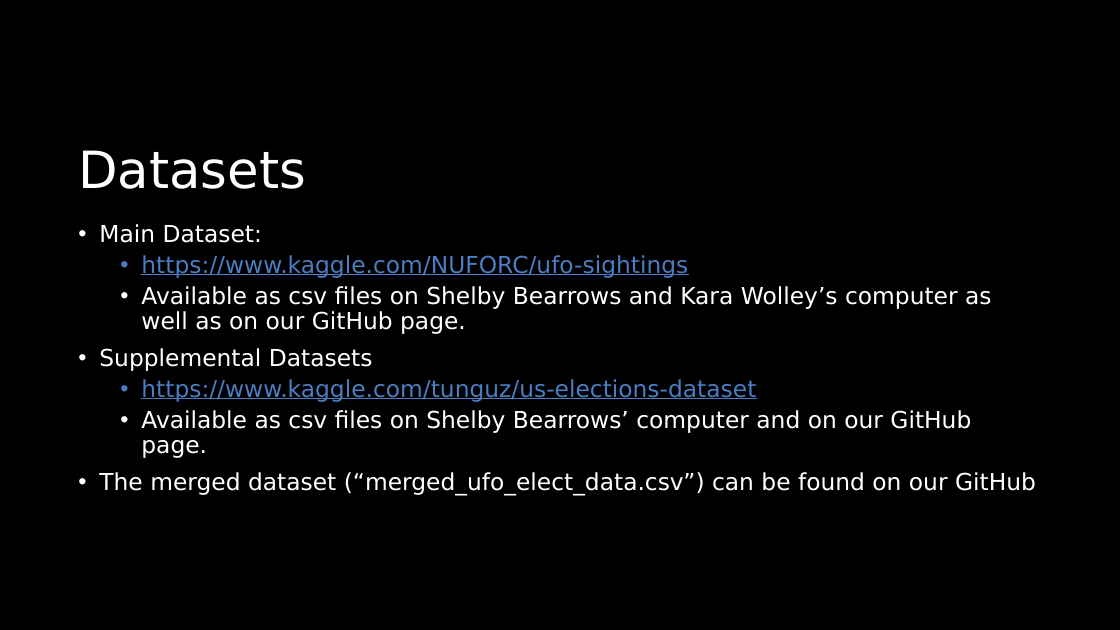
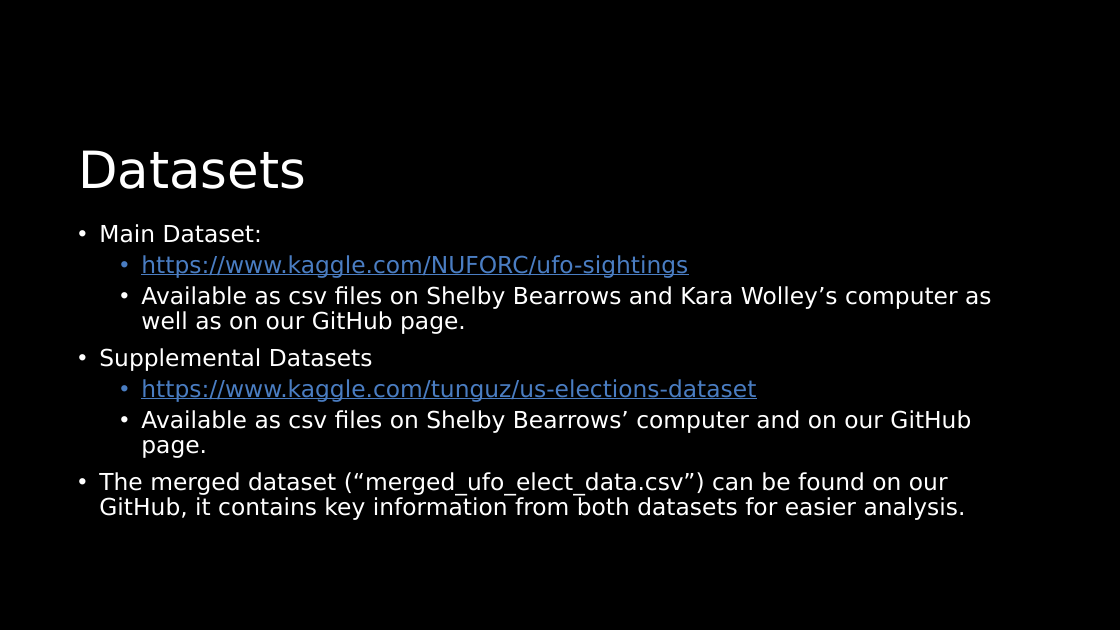
Before and after one commit to KWolley/CSPB4502_DreamTeam, a slide deck: slide 5 of UFO_presidentalElections.pptx. Drawn at 1120x630 pixels with LibreOffice and Linux fonts; fonts in the diff are those of the drawing. Boxes give left, top, right and bottom in pixels: in the first picture for what was removed or moved away, otherwise in the second. Text is boxed around its words. In the diff, an @@ line names an element or a change of style, - is before the commit and + after.

```diff
--- a/UFO_presidentalElections.pptx
+++ b/UFO_presidentalElections.pptx
@@ text at (99,472,966,520): text changed @@
-• The merged dataset (“merged_ufo_elect_data.csv”) can be found on our GitHub
+• The merged dataset (“merged_ufo_elect_data.csv”) can be found on our GitHub, it contains key information from both datasets for easier analysis.
```
Also in this commit, not shown: 3 other slides changed, 1 slide added.
